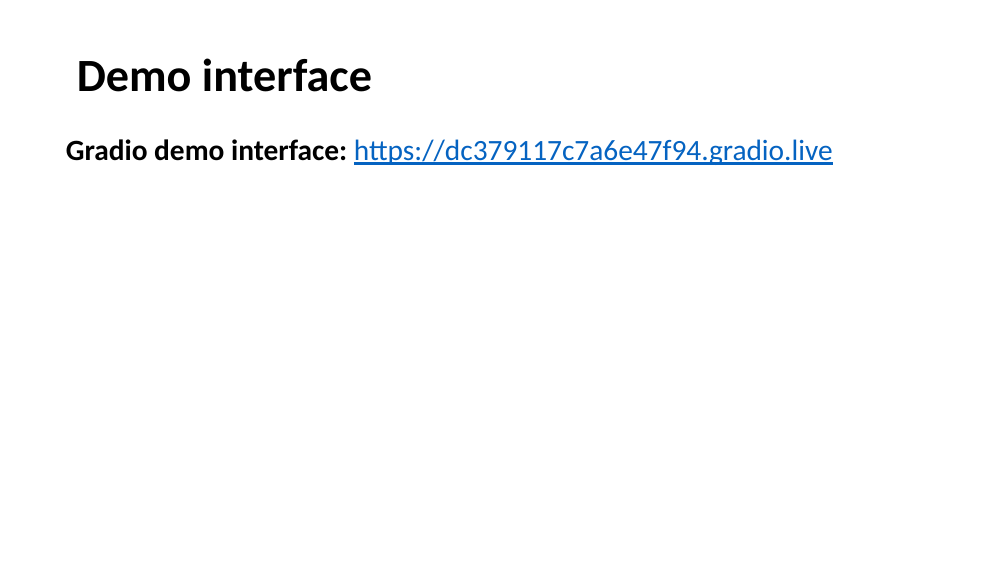
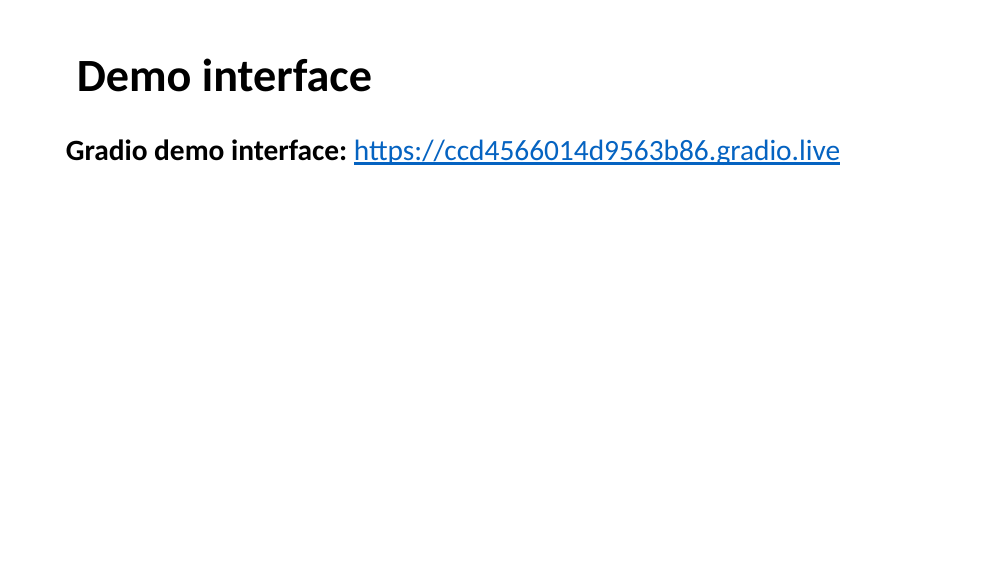
Before and after one commit to pheebnabun-art/Final-project_Data-Science-and-Machine-Learning-course, a slide deck: slide 34 of Phoebe Nabunya Presentation.pptx. Drawn at 1008x567 pixels with LibreOffice and Linux fonts; fonts in the diff are those of the drawing. Boxes give left, top, right and bottom in pixels: in the first picture for what was removed or moved away, otherwise in the second. Text is boxed around its words. In the diff, an @@ line names an element or a change of style, - is before the commit and + after.

```diff
--- a/Phoebe Nabunya Presentation.pptx
+++ b/Phoebe Nabunya Presentation.pptx
@@ text at (66, 139, 840, 165): text changed @@
-Gradio demo interface: https://dc379117c7a6e47f94.gradio.live
+Gradio demo interface: https://ccd4566014d9563b86.gradio.live
```
Also in this commit, not shown: 1 other file.
